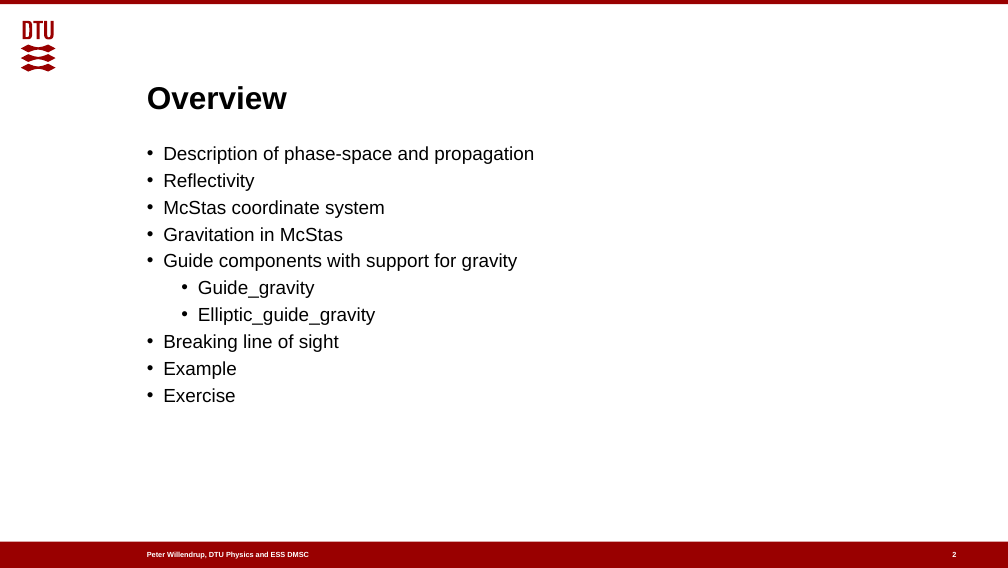
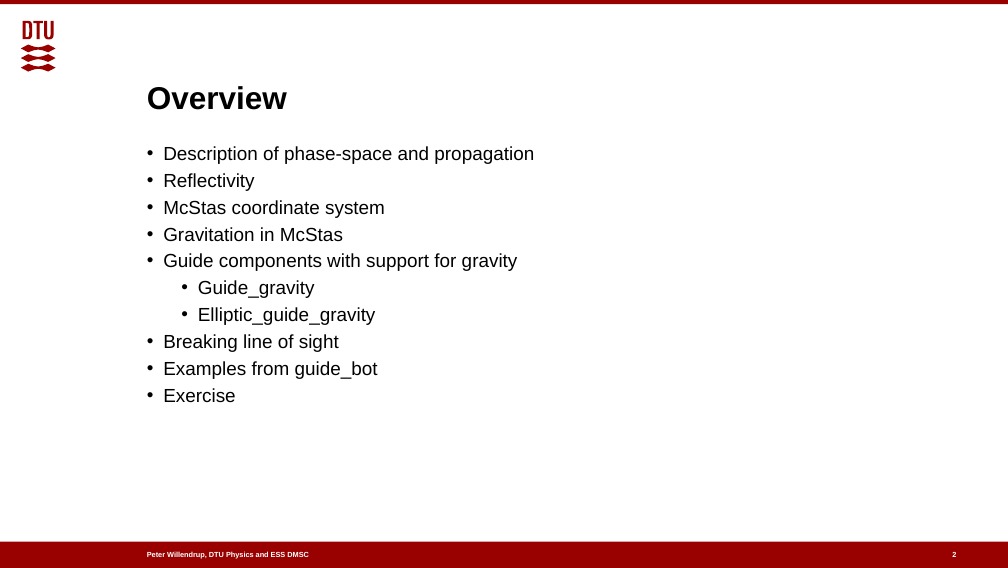
Before and after one commit to McStasMcXtrace/Schools, a slide deck: slide 2 of ESS_March_2022_IDS_Scipp_McStas_intro/Day1_Wednesday_March_16th/03_Neutron_guides/Guides_and_gravity.pptx. Drawn at 1008x568 pixels with LibreOffice and Linux fonts; fonts in the diff are those of the drawing; background and template pictures are left out. Boxes give left, top, right and bottom in pixels: in the first picture for what was removed or moved away, otherwise in the second. Text is boxed around its words. In the diff, an @@ line names an element or a change of style, - is before the commit and + after.

Commit message:
Updates from Mads.
Changed slides for Guides, keynote, pptx and pdf format.

Added slides for McStasScript along with README.

```diff
--- a/ESS_March_2022_IDS_Scipp_McStas_intro/Day1_Wednesday_March_16th/03_Neutron_guides/Guides_and_gravity.pptx
+++ b/ESS_March_2022_IDS_Scipp_McStas_intro/Day1_Wednesday_March_16th/03_Neutron_guides/Guides_and_gravity.pptx
@@ text at (163,361,378,379): text changed @@
-• Example
+• Examples from guide_bot
```
Also in this commit, not shown: 41 other slides changed, 2 slides added, 1 slide removed, 7 other files.
